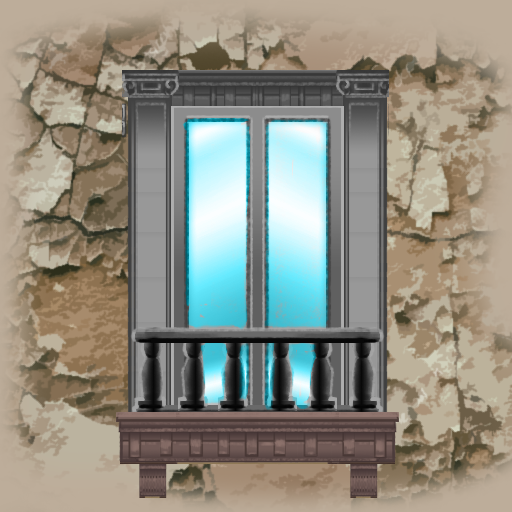
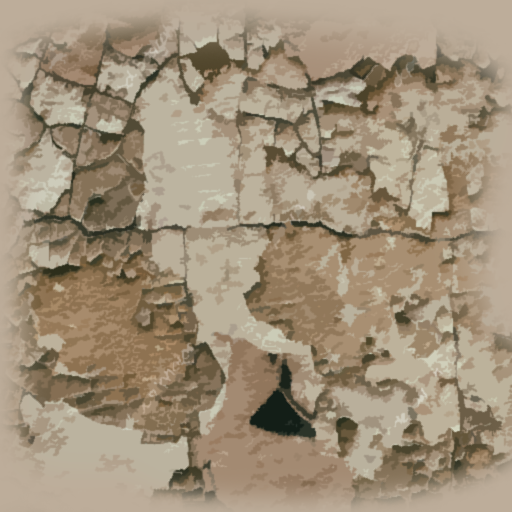
Layered file, before and after one edit (512x512). Changes by layer:
hid "Livello 5" over [116, 411, 399, 464]
hid "Livello 5 copia 2" over [350, 450, 378, 498]
hid "Livello 5 copia" over [139, 450, 167, 498]
hid "Livello 2" over [122, 70, 389, 420]
